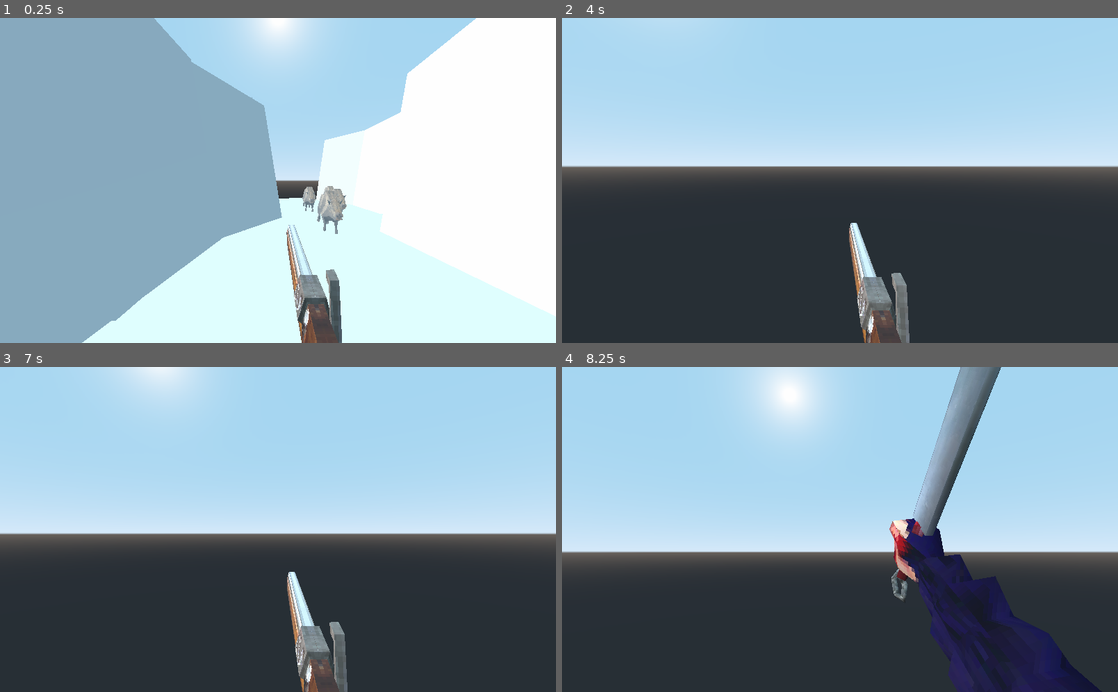
Above: before the commit, frames 1-4 (two rows, left to right).
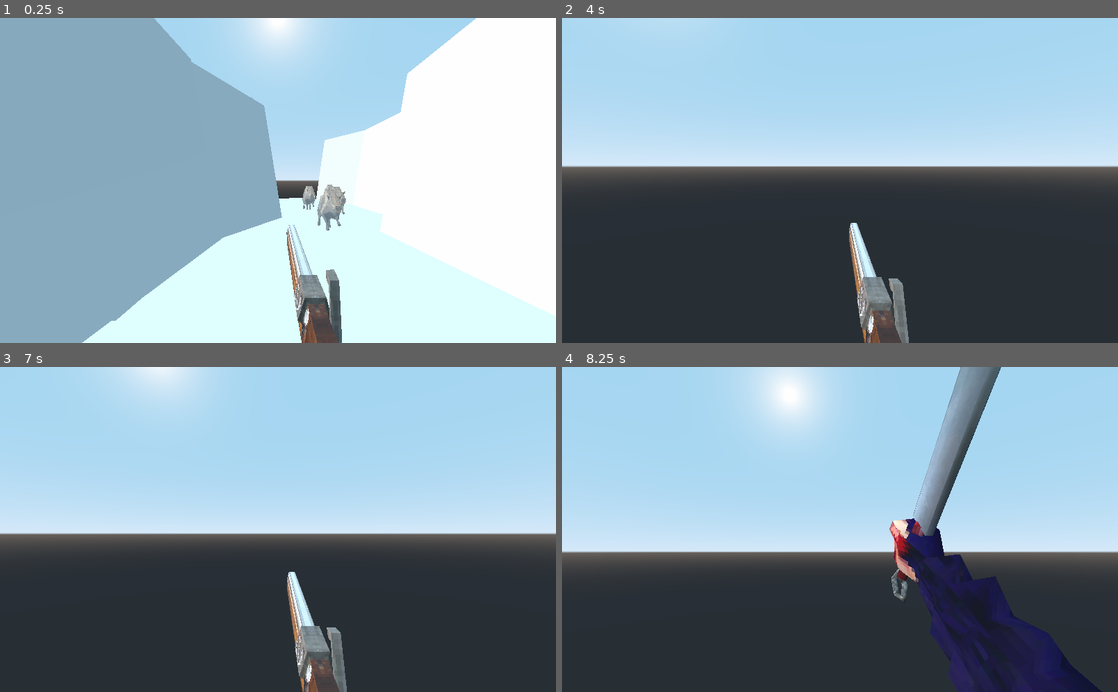
Above: after the commit, the same moments.

Repository: Miziziziz/PrincessMononokeFPS
Game: Godot game, scene res://World.tscn
Same seed, same stepped clock (60 frames per second), same inputs: the game is played once before the commit and once after it.
Inputs (mouse positions are in pixels of both pictures, inside the frame that each line leads up to):
- Up to frame 1 (0.25 s): no input
- Up to frame 2 (4 s): move the mouse to (867, 180) at 0.52 s; hold W (move_forwards) from 0.53 s (still down); click (867, 180) at 0.6 s; tap Space (jump) at 0.77, 1.52, 3.02, 3.77 s; move the mouse to (812, 180) at 1.27 s; tap Tab (switch_weapons) at 1.35, 2.85 s; move the mouse to (851, 174) at 2.02 s; click (851, 174) at 2.1 s; move the mouse to (834, 187) at 2.77 s; move the mouse to (878, 183) at 3.52 s; click (878, 183) at 3.6 s
- Up to frame 3 (7 s): move the mouse to (233, 526) at 4.27 s; tap Tab (switch_weapons) at 4.35, 5.85 s; tap Space (jump) at 4.52, 6.02, 6.77 s; move the mouse to (283, 529) at 5.02 s; click (283, 529) at 5.1 s; move the mouse to (255, 523) at 5.77 s; release W (move_forwards) at 5.78 s; hold D (move_right) 5.78-6.53 s; move the mouse to (305, 529) at 6.52 s; hold W (move_forwards) from 6.53 s (still down); click (305, 529) at 6.6 s
- Up to frame 4 (8.25 s): keep holding W (move_forwards); move the mouse to (812, 529) at 7.27 s; tap Tab (switch_weapons) at 7.35 s; tap Space (jump) at 7.52 s; move the mouse to (851, 523) at 8.02 s; click (851, 523) at 8.1 s

The runs differ from the first frame. In frame 1, 0.4% of the frame differs, in the area x 54-63%, y 51-67%; in frame 2, 0.2%; in frame 3, 0.3%; in frame 4, nothing differs.

Commit message:
made some tweaks to animations

Diff:
--- a/boar/Boar.gd
+++ b/boar/Boar.gd
@@ -1,6 +1,7 @@
 extends KinematicBody
 
 var player = null
+onready var anim = $"Scene Root/AnimationPlayer"
 
 func _ready():
 	pass # Replace with function body.
--- a/boar/Boar.tscn
+++ b/boar/Boar.tscn
@@ -14,7 +14,6 @@
 script = ExtResource( 1 )
 
 [node name="Scene Root" parent="." instance=ExtResource( 2 )]
-editor/display_folded = true
 
 [node name="Boar" parent="Scene Root/Armature" index="0"]
 material/0 = ExtResource( 3 )
--- a/player/Player.tscn
+++ b/player/Player.tscn
@@ -35,6 +35,18 @@
 "transitions": PoolRealArray( 1, 1, 1, 1 ),
 "update": 0,
 "values": [ Vector3( 0, 0, 0 ), Vector3( 0, 0, 0 ), Vector3( 4.95675, 0, 0 ), Vector3( 0, 0, 0 ) ]
+}
+tracks/2/type = "value"
+tracks/2/path = NodePath("Scene Root/Flintlock:rotation_degrees")
+tracks/2/interp = 1
+tracks/2/loop_wrap = true
+tracks/2/imported = false
+tracks/2/enabled = true
+tracks/2/keys = {
+"times": PoolRealArray( 0, 0.3, 0.4 ),
+"transitions": PoolRealArray( 1, 1, 1 ),
+"update": 0,
+"values": [ Vector3( -46.8887, 0, 0 ), Vector3( -46.8887, 0, 0 ), Vector3( 0, 0, 0 ) ]
 }
 
 [sub_resource type="Animation" id=3]
@@ -168,7 +180,7 @@
 anims/walk = SubResource( 4 )
 
 [node name="Scene Root" parent="Camera/Rifle" instance=ExtResource( 3 )]
-transform = Transform( 0.572588, 0, 0, 0, 0.572588, 0, 0, 0, 0.572588, 0.153157, -0.56313, 0.0637728 )
+transform = Transform( 0.572588, 0, 0, 0, 0.572588, 0, 0, 0, 0.572588, 0.153157, -0.56313, 0.059638 )
 
 [node name="Flintlock" parent="Camera/Rifle/Scene Root" index="1"]
 transform = Transform( 1, 0, 0, 0, 1, 0, 0, 0, 1, 0.0904643, 0, -1.542 )
